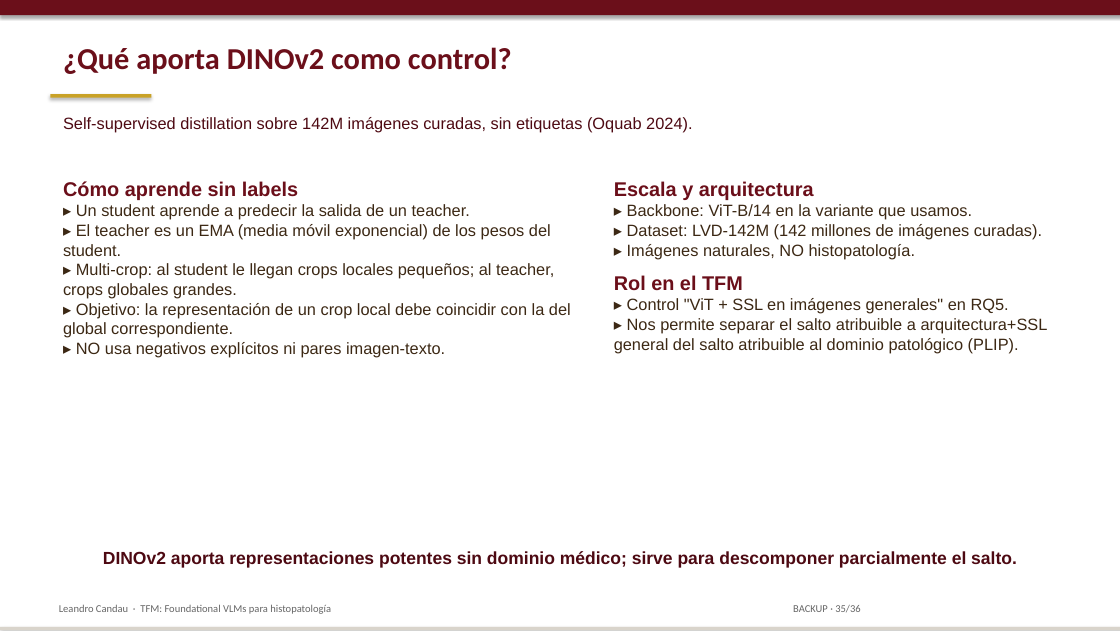
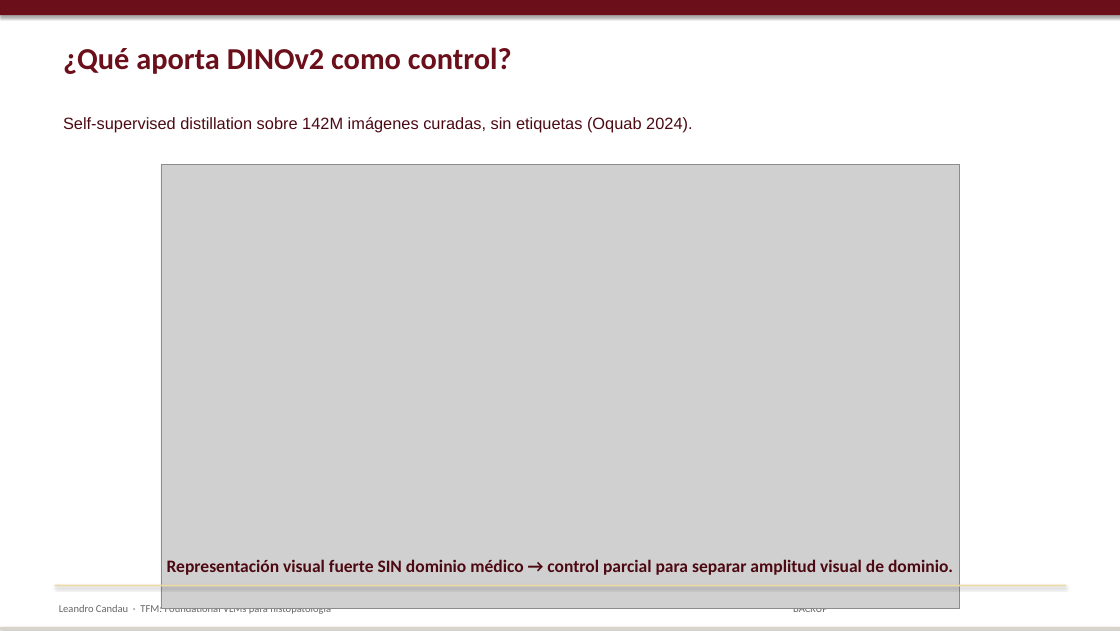
Before and after one commit to lcandau/histopathology-clip-lab, a slide deck: slide 35 of report/TFM_defense.pptx. Drawn at 1120x631 pixels with LibreOffice and Linux fonts; fonts in the diff are those of the drawing; grey boxes stand for pictures. Boxes give left, top, right and bottom in pixels: in the first picture for what was removed or moved away, otherwise in the second. Text is boxed around its words. In the diff, an @@ line names an element or a change of style, - is before the commit and + after.

```diff
--- a/report/TFM_defense.pptx
+++ b/report/TFM_defense.pptx
@@ rectangle removed at (x1=50, y1=94, x2=151, y2=98) @@
@@ picture added at (x1=161, y1=164, x2=960, y2=608) @@
@@ text removed at (x1=63, y1=181, x2=571, y2=358) @@
-Cómo aprende sin labels
-▸ Un student aprende a predecir la salida de un teacher.
-▸ El teacher es un EMA (media móvil exponencial) de los pesos del student.
-▸ Multi-crop: al student le llegan crops locales pequeños; al teacher, crops globales grandes.
-▸ Objetivo: la representación de un crop local debe coincidir con la del global correspondiente.
-▸ NO usa negativos explícitos ni pares imagen-texto.
@@ text removed at (x1=614, y1=181, x2=1048, y2=353) @@
-Escala y arquitectura
-▸ Backbone: ViT-B/14 en la variante que usamos.
-▸ Dataset: LVD-142M (142 millones de imágenes curadas).
-▸ Imágenes naturales, NO histopatología.
-Rol en el TFM
-▸ Control "ViT + SSL en imágenes generales" en RQ5.
-▸ Nos permite separar el salto atribuible a arquitectura+SSL general del salto atribuible al dominio patológico (PLIP).
@@ text at (x1=167, y1=559, x2=953, y2=575): text changed; font Arial to Calibri @@
-DINOv2 aporta representaciones potentes sin dominio médico; sirve para descomponer parcialmente el salto.
+Representación visual fuerte SIN dominio médico → control parcial para separar amplitud visual de dominio.
@@ rectangle added at (x1=55, y1=584, x2=1066, y2=586), fill #EBD9A8 @@
@@ text at (x1=793, y1=608, x2=828, y2=615): text changed @@
-BACKUP · 35/36
+BACKUP
```
Also in this commit, not shown: 29 other slides changed, 4 other files.
